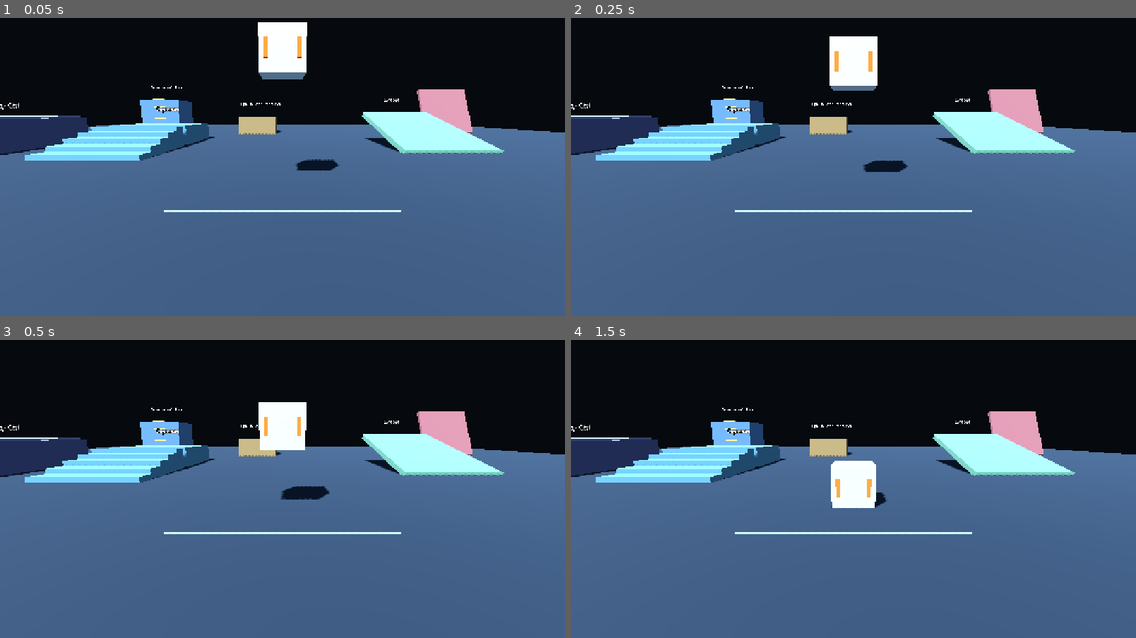
Above: before the commit, frames 1-4 (two rows, left to right).
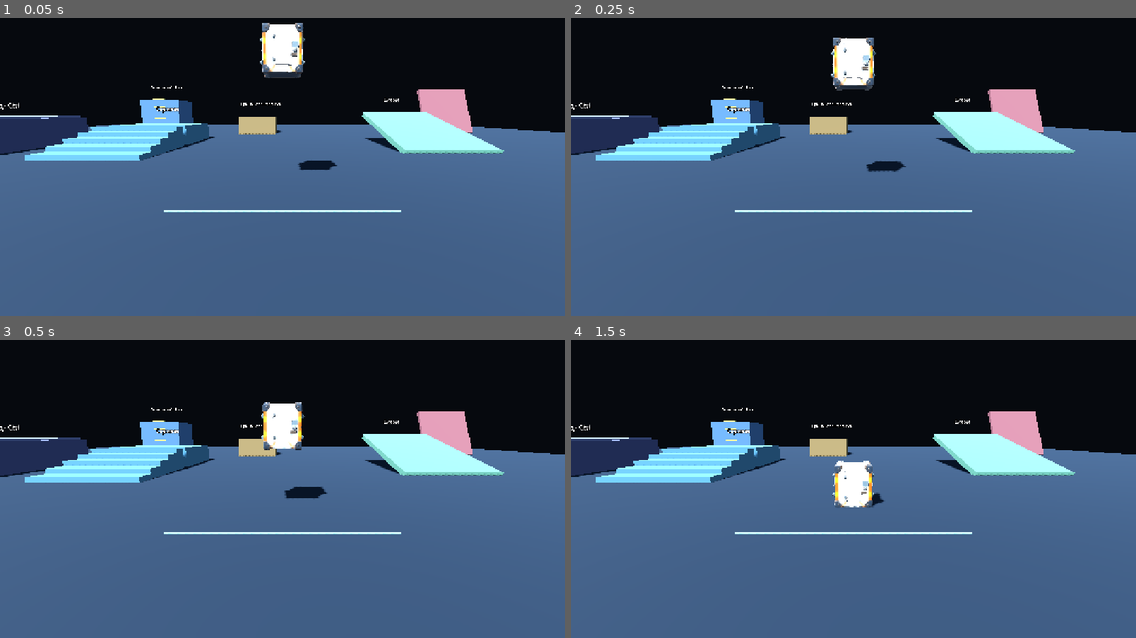
Above: after the commit, the same moments.

Repository: hhypest/project-evacuation
Game: Godot game, scene res://content/levels/foundation_lab.tscn
Two runs of this game, one before a commit and one after it. Both use one fixed random seed, a clock stepped at 60 frames per second and the inputs below. This scene is started directly instead of the project's main scene.
Inputs (mouse positions are in pixels of both pictures, inside the frame that each line leads up to):
- Up to frame 1 (0.05 s): no input
- Up to frame 2 (0.25 s): no input
- Up to frame 3 (0.5 s): no input
- Up to frame 4 (1.5 s): tap Enter at 0.5 s; move the mouse to (977, 462) at 0.52 s; hold D (move_right) 0.53-1.28 s; tap Ctrl (crouch) at 0.6 s; click (977, 462) at 0.67 s; tap Space (jump) at 0.77 s; tap R (restart_test) at 1.25 s; move the mouse to (740, 494) at 1.27 s; hold S (move_back) from 1.28 s (still down); tap E (interact) at 1.35 s

The runs differ from the first frame. In frame 1, 0.9% of the frame differs, in the area x 45-60%, y 1-52%; in frame 2, 0.9%; in frame 3, 0.7%; in frame 4, 0.6%.

Commit message:
art: модели куба и напольной кнопки из Meshy
- content/models/devices: ballast_cube и floor_button (glTF + JPEG 2K), приведены
  к игровым размерам скриптом tools/art/normalize_meshy.py; плита кнопки — отдельный
  узел Plate.
- PropVisuals.ballast_cube заменяет серые боксы кубов во всех уровнях и в TestCube
  полигона; FloorButtonDevice использует модель, опускает Plate на 3 см и зажигает
  янтарную полосу по краю плиты.
- Коллизии не менялись. Происхождение, промты и задачи Meshy — content/models/README.md.

Co-Authored-By: Claude Opus 5.5 <noreply@anthropic.com>
Claude-Session: https://claude.ai/code/session_01FNhSzabUQY8dc4Xe4Voy2A

Diff:
--- a/content/levels/foundation_lab.tscn
+++ b/content/levels/foundation_lab.tscn
@@ -1,10 +1,11 @@
-[gd_scene load_steps=15 format=3]
+[gd_scene load_steps=14 format=3]
 
 [ext_resource type="Script" path="res://src/presentation/player/look_camera.gd" id="1"]
 [ext_resource type="PackedScene" path="res://src/infrastructure/godot_physics/player_body.tscn" id="2"]
 [ext_resource type="Script" path="res://src/infrastructure/content/movement_lab_builder.gd" id="3"]
 [ext_resource type="Script" path="res://src/infrastructure/godot_physics/carry_rigid_body.gd" id="4"]
 [ext_resource type="Script" path="res://src/infrastructure/content/puzzle_lab_builder.gd" id="5"]
+[ext_resource type="PackedScene" path="res://content/models/devices/ballast_cube/ballast_cube.gltf" id="6"]
 
 [sub_resource type="StandardMaterial3D" id="FloorMaterial"]
 albedo_color = Color(0.13, 0.17, 0.21, 1)
@@ -16,14 +17,6 @@
 
 [sub_resource type="BoxShape3D" id="FloorShape"]
 size = Vector3(48, 1, 48)
-
-[sub_resource type="StandardMaterial3D" id="CubeMaterial"]
-albedo_color = Color(0.7, 0.72, 0.7, 1)
-metallic = 0.25
-roughness = 0.35
-
-[sub_resource type="BoxMesh" id="CubeMesh"]
-material = SubResource("CubeMaterial")
 
 [sub_resource type="BoxShape3D" id="CubeShape"]
 
@@ -75,8 +68,7 @@
 collision_layer = 2
 collision_mask = 7
 
-[node name="Mesh" type="MeshInstance3D" parent="TestCube"]
-mesh = SubResource("CubeMesh")
+[node name="Visual" parent="TestCube" instance=ExtResource("6")]
 
 [node name="Collision" type="CollisionShape3D" parent="TestCube"]
 shape = SubResource("CubeShape")
--- a/src/infrastructure/content/chamber_builder.gd
+++ b/src/infrastructure/content/chamber_builder.gd
@@ -125,10 +125,10 @@
 	collision.name = "Collision"
 	collision.shape = shape
 	body.add_child(collision)
-	body.add_child(PuzzleDeviceNode.box_mesh(Vector3.ONE * edge, Color(0.86, 0.85, 0.82)))
+	body.add_child(PropVisuals.ballast_cube(edge))
 	var sign: Label3D = Label3D.new()
 	sign.text = "%.0f кг" % kilograms
-	sign.position = Vector3(0, 0, edge * 0.5 + 0.01)
+	sign.position = Vector3(0, 0, edge * 0.5 + 0.04)
 	sign.pixel_size = 0.005
 	sign.font_size = 48
 	sign.modulate = Color(0.1, 0.1, 0.1)
--- a/src/infrastructure/content/movement_lab_builder.gd
+++ b/src/infrastructure/content/movement_lab_builder.gd
@@ -12,8 +12,6 @@
 	_box("CarryBack", Vector3(17, 1.5, 4), Vector3(6, 3, 0.2), Color(0.35, 0.4, 0.43))
 	_sign("Перенос · E взять/отпустить · ЛКМ бросить", Vector3(-9, 2.5, 10))
 	_sign("Стена / потолок", Vector3(17, 3, 4))
-	var medium: CarryRigidBody = get_node("TestCube") as CarryRigidBody
-	_handles(medium)
 	for index: int in range(5):
 		var height: float = float(index + 1) * 0.2
 		_box("Step%d" % index, Vector3(-7, height * 0.5, -3.0 - float(index) * 0.8),
@@ -73,8 +71,13 @@
 	body.mass = kilograms
 	body.collision_layer = 2
 	body.collision_mask = 7
-	_attach_box(body, Vector3.ONE, Color(0.7, 0.72, 0.7))
-	_handles(body)
+	var shape: BoxShape3D = BoxShape3D.new()
+	shape.size = Vector3.ONE
+	var collision: CollisionShape3D = CollisionShape3D.new()
+	collision.name = "Collision"
+	collision.shape = shape
+	body.add_child(collision)
+	body.add_child(PropVisuals.ballast_cube())
 	var sign: Label3D = Label3D.new()
 	sign.text = "%.0f кг" % kilograms
 	sign.position = Vector3(0, 0.55, 0)
@@ -82,13 +85,6 @@
 	sign.font_size = 40
 	body.add_child(sign)
 	add_child(body)
-
-
-func _handles(body: CarryRigidBody) -> void:
-	for side: float in [-1.0, 1.0]:
-		var handle: MeshInstance3D = _mesh(Vector3(0.08, 0.4, 0.05), Color(0.88, 0.37, 0.12))
-		handle.position = Vector3(side * 0.35, 0, 0.52)
-		body.add_child(handle)
 
 
 func _attach_box(body: PhysicsBody3D, size: Vector3, color: Color) -> void:
--- /dev/null
+++ b/src/infrastructure/content/prop_visuals.gd
@@ -0,0 +1,14 @@
+class_name PropVisuals
+extends RefCounted
+## Art models for code-built props. Visual only: every collision stays the tested primitive shape, so
+## swapping art never changes physics or level traversal (ADR-0006, ART-04). Models: content/models.
+
+const BALLAST_CUBE: PackedScene = preload("res://content/models/devices/ballast_cube/ballast_cube.gltf")
+
+
+## The carry-cube model, normalised to a 1 m cube centred on its body, scaled to the given edge.
+static func ballast_cube(edge: float = 1.0) -> Node3D:
+	var visual: Node3D = BALLAST_CUBE.instantiate() as Node3D
+	visual.name = "Visual"
+	visual.scale = Vector3.ONE * edge
+	return visual
--- a/src/infrastructure/devices/floor_button_device.gd
+++ b/src/infrastructure/devices/floor_button_device.gd
@@ -10,21 +10,33 @@
 
 const TRAVEL: float = 0.03
 const STACK_HEIGHT: float = 3.0
+## Art model (content/models/devices/floor_button), authored for a 1.4 x 0.1 x 1.4 m plate: a "Frame" that
+## stays put and a "Plate" that sinks when pressed. Other plate sizes scale it; the collision stays the box.
+const MODEL: PackedScene = preload("res://content/models/devices/floor_button/floor_button.gltf")
+const MODEL_PLATE: Vector3 = Vector3(1.4, 0.1, 1.4)
+## Lamp strip along the plate edge; it also walls the recess that the pressed plate leaves.
+const LAMP_WIDTH: float = 0.025
+const LAMP_DEPTH: float = 0.05
 
 var plate: StaticBody3D
 var last_load: float = 0.0
 var _sensor: Area3D
-var _plate_visual: MeshInstance3D
-var _lamp: MeshInstance3D
+var _model: Node3D
+var _plate_visual: Node3D
+var _lamps: Array[MeshInstance3D] = []
 
 
 func _ready() -> void:
-	var skirt: MeshInstance3D = box_mesh(Vector3(plate_size.x + 0.4, 0.06, plate_size.z + 0.4), Color(0.23, 0.25, 0.28))
-	skirt.position.y = 0.03
-	add_child(skirt)
-	_lamp = box_mesh(Vector3(plate_size.x + 0.12, 0.065, plate_size.z + 0.12), DARK)
-	_lamp.position.y = 0.035
-	add_child(_lamp)
+	_model = MODEL.instantiate() as Node3D
+	_model.name = "Model"
+	_model.scale = plate_size / MODEL_PLATE
+	add_child(_model)
+	_plate_visual = _model.get_node("Plate") as Node3D
+	var half: Vector2 = Vector2(plate_size.x, plate_size.z) * 0.5 + Vector2.ONE * LAMP_WIDTH * 0.5
+	var lamp_y: float = plate_size.y - LAMP_DEPTH * 0.5 + 0.004
+	for side: float in [-1.0, 1.0]:
+		_lamp_strip(Vector3(LAMP_WIDTH, LAMP_DEPTH, half.y * 2.0 + LAMP_WIDTH), Vector3(side * half.x, lamp_y, 0))
+		_lamp_strip(Vector3(half.x * 2.0 - LAMP_WIDTH, LAMP_DEPTH, LAMP_WIDTH), Vector3(0, lamp_y, side * half.y))
 	plate = StaticBody3D.new()
 	plate.name = "Plate"
 	plate.collision_layer = 1
@@ -36,9 +48,6 @@
 	collision.shape = shape
 	plate.add_child(collision)
 	add_child(plate)
-	_plate_visual = box_mesh(plate_size, Color(0.6, 0.62, 0.64))
-	_plate_visual.position.y = plate_size.y * 0.5
-	add_child(_plate_visual)
 	_sensor = Area3D.new()
 	_sensor.name = "Sensor"
 	_sensor.collision_layer = 0
@@ -51,6 +60,13 @@
 	sensor_shape.position.y = plate_size.y + STACK_HEIGHT * 0.5
 	_sensor.add_child(sensor_shape)
 	add_child(_sensor)
+
+
+func _lamp_strip(size: Vector3, at: Vector3) -> void:
+	var strip: MeshInstance3D = box_mesh(size, DARK)
+	strip.position = at
+	add_child(strip)
+	_lamps.append(strip)
 
 
 func definition() -> DeviceDefinition:
@@ -104,5 +120,6 @@
 
 
 func show_output(on: bool, _delta: float) -> void:
-	set_lamp(_lamp, on)
-	_plate_visual.position.y = plate_size.y * 0.5 - (TRAVEL if on else 0.0)
+	for lamp: MeshInstance3D in _lamps:
+		set_lamp(lamp, on)
+	_plate_visual.position.y = -TRAVEL / _model.scale.y if on else 0.0
Binary file added: content/models/devices/ballast_cube/ballast_cube.bin
Not shown, added: content/models/devices/ballast_cube/ballast_cube.gltf
Not shown, added: content/models/devices/ballast_cube/ballast_cube.gltf.import
Binary file added: content/models/devices/ballast_cube/ballast_cube_base_color.jpg
Not shown, added: content/models/devices/ballast_cube/ballast_cube_base_color.jpg.import
Binary file added: content/models/devices/ballast_cube/ballast_cube_metallic_roughness.jpg
Not shown, added: content/models/devices/ballast_cube/ballast_cube_metallic_roughness.jpg.import
Binary file added: content/models/devices/ballast_cube/ballast_cube_normal.jpg
Not shown, added: content/models/devices/ballast_cube/ballast_cube_normal.jpg.import
Binary file added: content/models/devices/floor_button/floor_button.bin
Not shown, added: content/models/devices/floor_button/floor_button.gltf
Not shown, added: content/models/devices/floor_button/floor_button.gltf.import
(and 10 more such lines)
